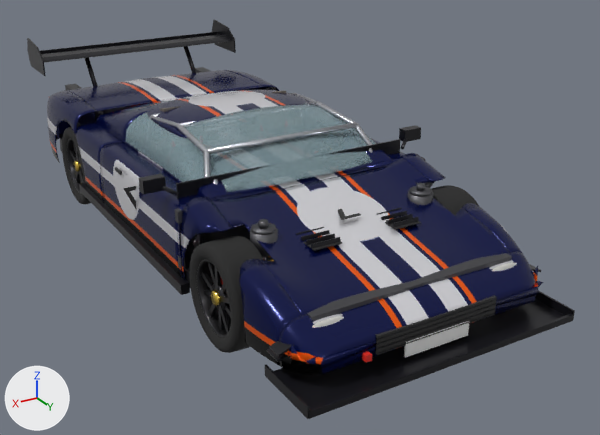
The glTF model godot/assets/midship.glb, before and after one commit.
One viewpoint serves both versions: a 50 mm lens placed at (2.77, 5.43, 2.76), pointed at (-0.28, 0.34, 0.21). Lighting does not change. The marker at lower left points along +X, +Y and +Z. The older version comes first. Where no turn or scale is listed for an object, it has been applied to the vertices. Vertices at exactly the same position are counted once.

Names of what the first picture shows: 'Bumper_F', 'Door_FR', 'Fender_R', 'Grille', 'Hood', 'HoodVents', 'Plate_F', 'RearWing', 'Roof_Pillars', 'Splitter', 'StrutTower_L', 'StrutTower_R', 'Tire_FR', 'Trunk', 'Window_FR', 'Windshield' and 34 more.
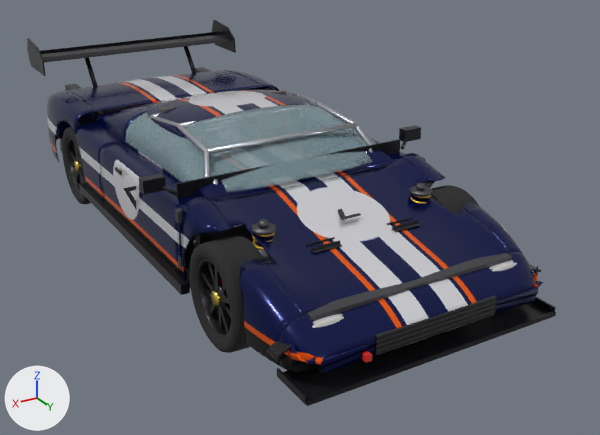
Boxes [x1, y1, x2, y2] around the edits, measured in the pictures (600 x 435 px; the box of a moved part takes in the faces that stretch with it):
'Splitter', rescaled (10% narrower, 15% shorter): before [265, 290, 575, 419]; after [277, 297, 556, 406]
'HoodVents', reshaped: before [296, 208, 421, 251]; after [306, 217, 421, 253]
'Plate_F', deleted: before [404, 321, 469, 358]
'StrutTower_R', moved, rescaled (mostly hidden afterwards): before [250, 228, 278, 257]; after [255, 241, 275, 262]
'StrutTower_L', moved, rescaled (not visible afterwards): before [408, 191, 433, 205]
part 2 of me_hoodvents, moved or reshaped: before [304, 238, 342, 251]; after [310, 244, 342, 253]
part 3 of me_hoodvents, moved or reshaped: before [376, 208, 419, 227]; after [386, 217, 418, 230]
part 4 of me_hoodvents, moved or reshaped: before [296, 227, 341, 248]; after [306, 237, 340, 251]

The edits, one by one:
me_splitter is used by ob_splitter; location (0.0, 0.0, 0.0).
me_splitter had 32 vertices, 48 faces and spanned x -0.96..0.96, y 2.03..2.48, z 0.16..0.23.
me_splitter now has 32 vertices, 48 faces and spans x -0.91..0.91, y 2.06..2.38, z 0.16..0.22.
me_splitter part 1: the whole mesh is scaled about its middle by (0.947, 0.686, 0.726), then moved by (0.0, -0.03, -0.01).
me_hoodvents is used by ob_hoodvents; location (0.0, 0.0, 0.0).
me_hoodvents had 96 vertices, 144 faces and spanned x -0.4..0.4, y 1.34..1.64, z 0.629..0.661.
me_hoodvents now has 96 vertices, 144 faces and spans x -0.4..0.4, y 1.34..1.64, z 0.612..0.638.
me_hoodvents part 2: the loose piece of 8 vertices spanning x 0.2..0.4, y 1.34..1.64, z 0.629..0.635 is moved by (0.0, 0.0, -0.017).
me_hoodvents part 3: all 40 vertices in x -0.4..-0.2, y 1.361..1.619, z 0.634..0.661 are scaled about their middle by (1, 0.999, 0.726), then moved by (0.0, 0.0, -0.02).
me_hoodvents part 4: all 40 vertices in x 0.2..0.4, y 1.361..1.619, z 0.634..0.661 are scaled about their middle by (1, 0.999, 0.726), then moved by (0.0, 0.0, -0.02).
Other edits to the shape of me_hoodvents do not show in these pictures.
me_tw is used by ob_struttower_l; location (0.0, 0.0, 0.0).
me_tw had 40 vertices, 76 faces and spanned x -0.685..-0.515, y 1.295..1.465, z 0.57..0.71.
me_tw now has 40 vertices, 76 faces and spans x -0.685..-0.515, y 1.295..1.465, z 0.498..0.607.
me_tw part 5: the whole mesh is scaled about its middle by (1, 1, 0.781), then moved by (0.0, 0.0, -0.088).
me_tw_001 is used by ob_struttower_r; location (0.0, 0.0, 0.0).
me_tw_001 had 40 vertices, 76 faces and spanned x 0.515..0.685, y 1.295..1.465, z 0.57..0.71.
me_tw_001 now has 40 vertices, 76 faces and spans x 0.515..0.685, y 1.295..1.465, z 0.498..0.607.
me_tw_001 part 6: the whole mesh is scaled about its middle by (1, 1, 0.781), then moved by (0.0, 0.0, -0.088).
Object 'Plate_F' (ob_plate_f) is deleted.
